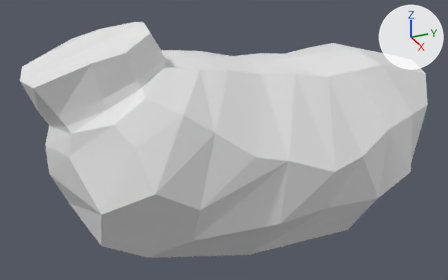
The Blender file Assets/BlenderModels/DorsetBody.blend: old version first, new version second.
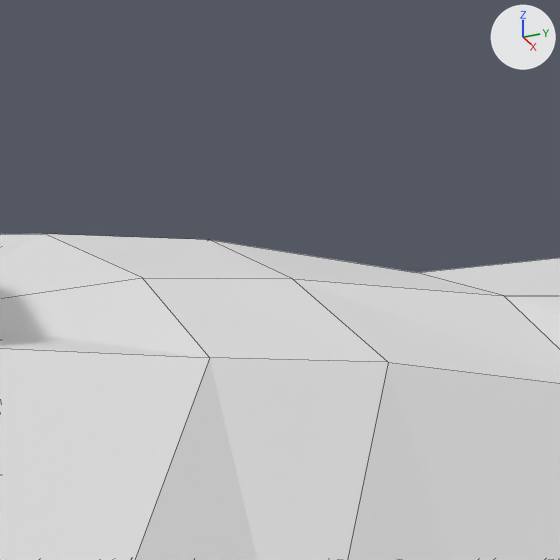
The first picture shows the older version from a camera (50 mm lens) standing at (9.27, -4.79, 6.81) and looking at (-0.11, -0.57, 2.12). The close-ups show the older and then the newer version on the part from 37% to 57% of the width and 5% to 36% of the height of that picture. Only the edits that show in the close-ups are written down. Lighting does not change. The marker at upper right points along +X, +Y and +Z. The close-ups show mesh edges as thin lines. The same objects are shown in both versions, whatever each file hides.

Objects in the first close-up: 'DorsetBody'.
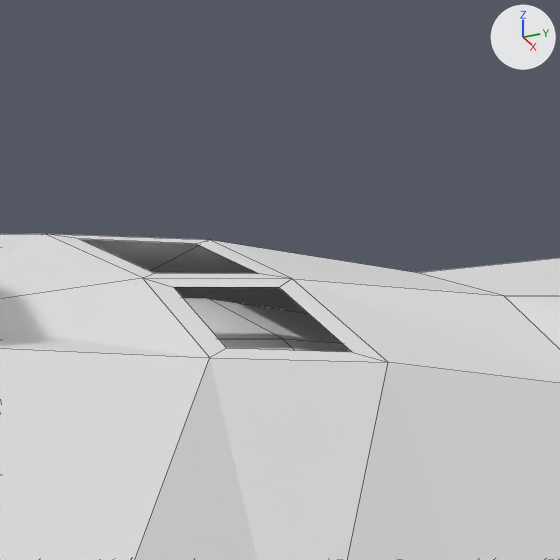
Where the newer file only moved an object's origin or applied its transform, the numbers keep the older frame.

Diff of the bpy script that builds the scene:
```diff
--- a/Assets/BlenderModels/DorsetBody.blend.py
+++ b/Assets/BlenderModels/DorsetBody.blend.py
@@ me_sphere @@
 # used by ob_dorsetbody; location = (0.0, -0.788, 2.585)
 # verts and faces of me_sphere; kept vertices keep their numbers, new ones are numbered from 524
 # before: 415 (0.59, -0.02, 1.1) at pixel (388, 362), 421 (0.59, -0.5, 1.17) at pixel (209, 357), 423 (0.0, -0.45, 1.21) at pixel (142, 277), 429 (0.0, -0.03, 1.15) at pixel (292, 278), 486 (-0.59, -0.02, 1.1) at pixel (209, 239)
 # before: 491 (-0.59, -0.5, 1.17) at pixel (44, 233)
-me_sphere.from_pydata(...)  # 524 vertices, 520 faces; spans x -1.83..1.83, y -3.17..4.27, z -2.62..1.86
+me_sphere.from_pydata(...)  # 532 vertices, 526 faces; spans x -1.83..1.83, y -3.17..4.24, z -2.62..1.86
+# me_sphere part 1
+delete_faces([(415, 429, 423, 421), (423, 429, 486, 491)])
+verts[524] = (0.52, -0.09, 1.11)  # pixel (352, 352)
+verts[525] = (0.52, -0.43, 1.17)  # pixel (226, 348)
+verts[526] = (0.07, -0.39, 1.19)  # pixel (173, 287)
+verts[527] = (0.07, -0.1, 1.16)  # pixel (279, 287)
+verts[528] = (-0.52, -0.09, 1.11)  # pixel (195, 243)
+verts[529] = (-0.52, -0.43, 1.17)  # pixel (78, 238)
+verts[530] = (-0.07, -0.39, 1.19)  # pixel (154, 273)
+verts[531] = (-0.07, -0.1, 1.16)  # pixel (258, 273)
+faces += [(421, 525, 526, 423), (415, 429, 527, 524), (415, 524, 525, 421), (423, 526, 527, 429), (423, 530, 529, 491), (429, 486, 528, 531)]
+faces += [(486, 491, 529, 528), (423, 429, 531, 530)]
+# other edits to the shape of me_sphere do not show in these pictures
```

Boxes [x1, y1, x2, y2] around the edits, measured in the close-ups (560 x 560 px):
part 1 of me_sphere, cut back
    both: [46, 234, 387, 362]
